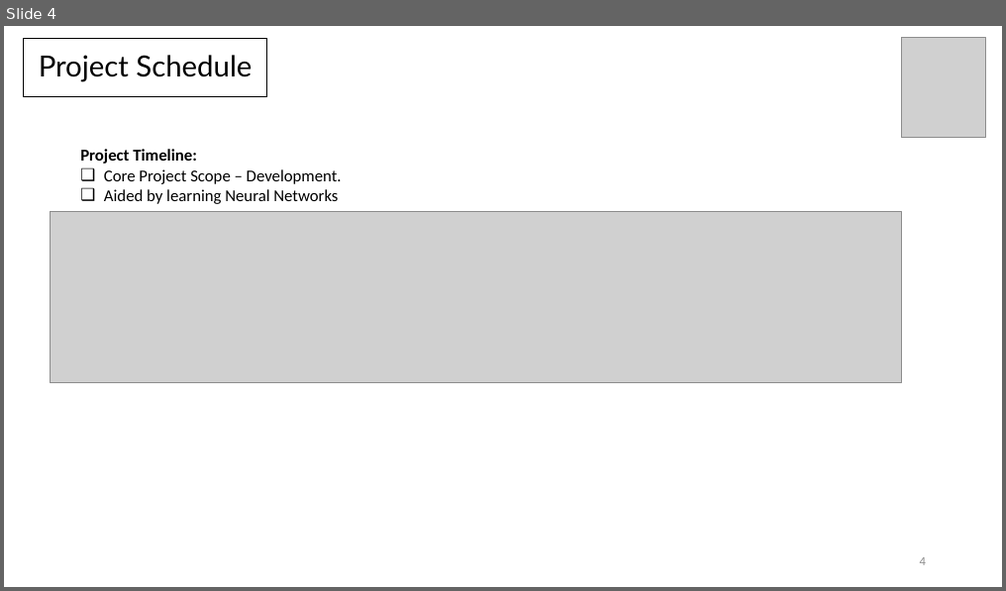
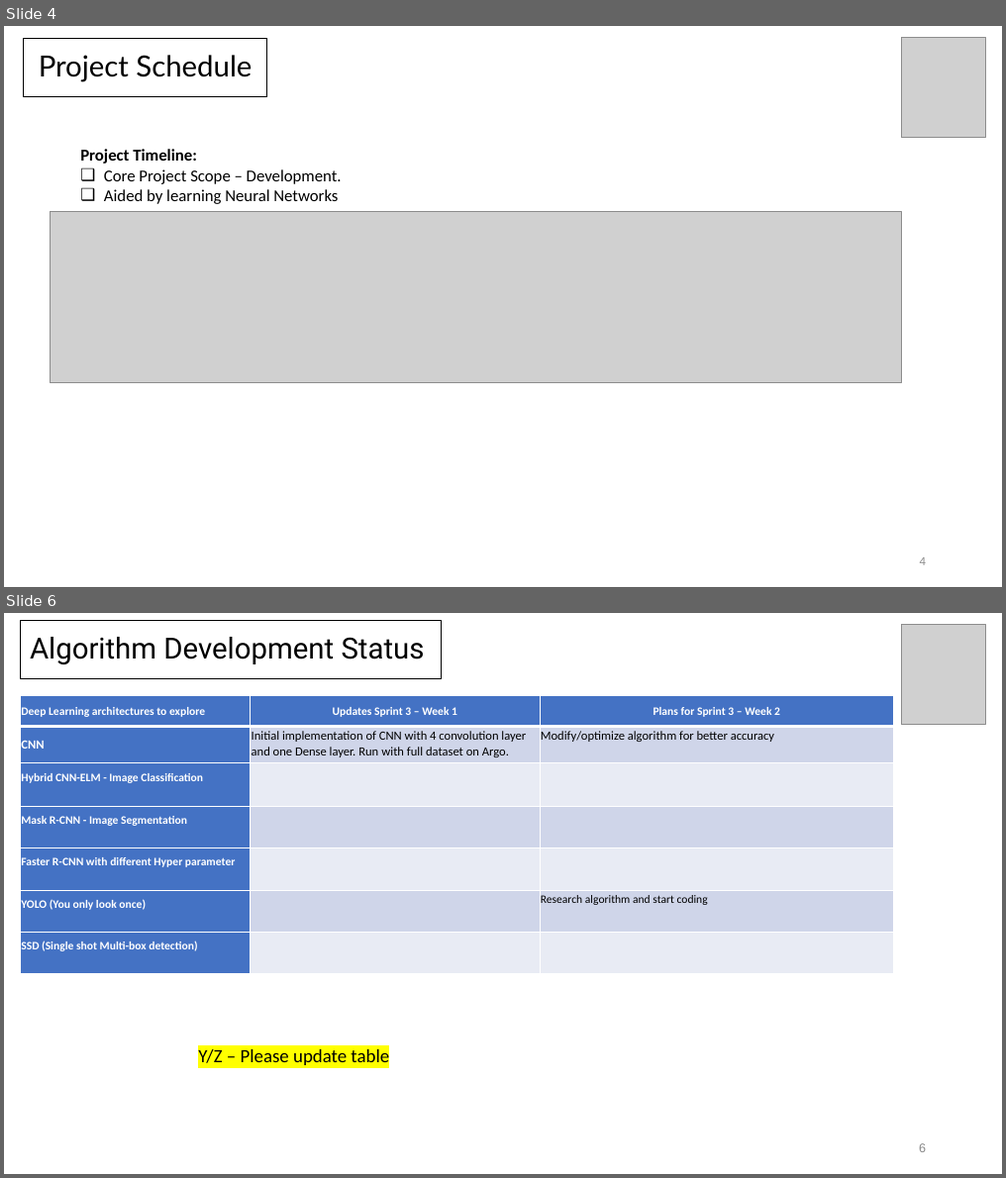
Before and after one commit to coderscraft/simpsons-classification, a slide deck: Documentation/SprintPresentations/Sprint3-Week1.pptx. Shown one above the other, each under a label of ours: slide 4 before the commit, slides 4 and 6 after it; the slides between them are not shown. The pictures are 1006x591 and 1006x1178 pixels, drawn with LibreOffice and Linux fonts; fonts in the diff are those of the drawing; grey boxes stand for pictures. Boxes give left, top, right and bottom in pixels: in the first picture for what was removed or moved away, otherwise in the second. Text is boxed around its words. In the diff, an @@ line names an element or a change of style, - is before the commit and + after.

```diff
--- a/Documentation/SprintPresentations/Sprint3-Week1.pptx
+++ b/Documentation/SprintPresentations/Sprint3-Week1.pptx
@@ slide 6 added at bbox=[4, 613, 1002, 1174], background #FFFFFF @@
@@ rectangle added at bbox=[21, 621, 441, 679], outline #000000 0.75 pt, 28 pt, text #000000 @@
+Algorithm Development Status
@@ picture added at bbox=[902, 624, 986, 725] @@
@@ table added at bbox=[21, 696, 894, 973], 7 rows, 3 columns @@
+Deep Learning architectures to explore | Updates Sprint 3 – Week 1 | Plans for Sprint 3 – Week 2
+CNN | Initial implementation of CNN with 4 convolution layer and one Dense layer. Run with full dataset on Argo. | Modify/optimize algorithm for better accuracy
+Hybrid CNN-ELM - Image Classification |  | 
+Mask R-CNN - Image Segmentation |  | 
+Faster R-CNN with different Hyper parameter |  | 
+YOLO (You only look once) |  | Research algorithm and start coding
+SSD (Single shot Multi-box detection) |  | 
@@ text added at bbox=[198, 1050, 389, 1065], 18 pt, text #000000 @@
+Y/Z – Please update table
@@ page number added at bbox=[919, 1144, 926, 1153], 12 pt, text #888888 @@
+6
```
Also in this commit, not shown: 4 slides changed, 8 slides removed, 2 other files.
